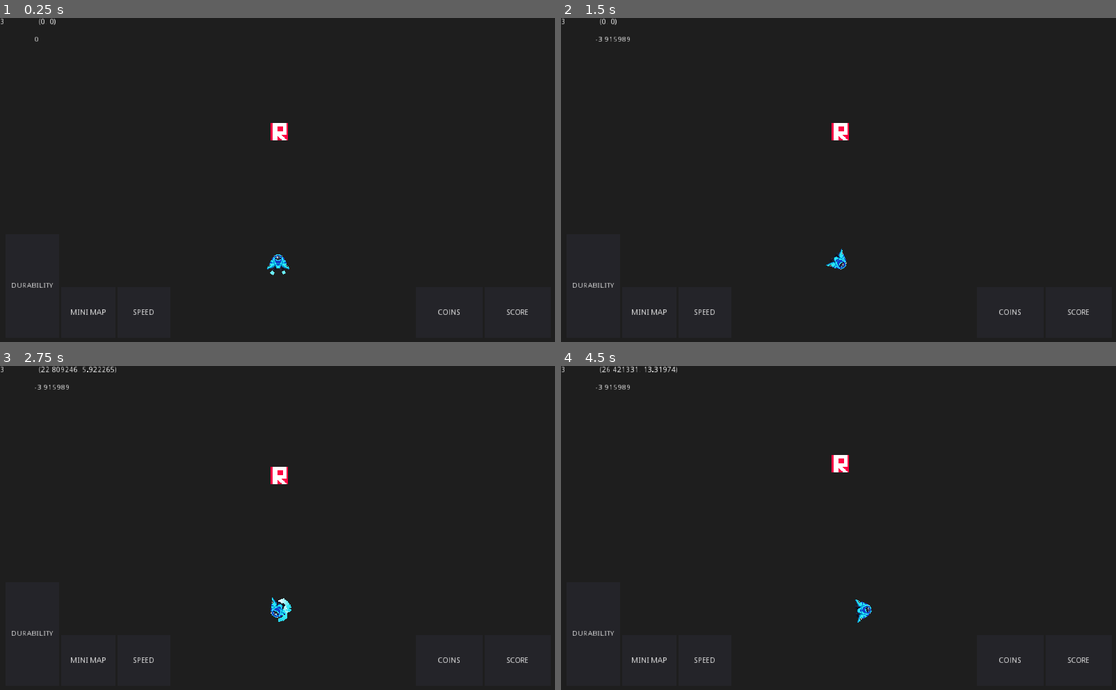
Above: before the commit, frames 1-4 (two rows, left to right).
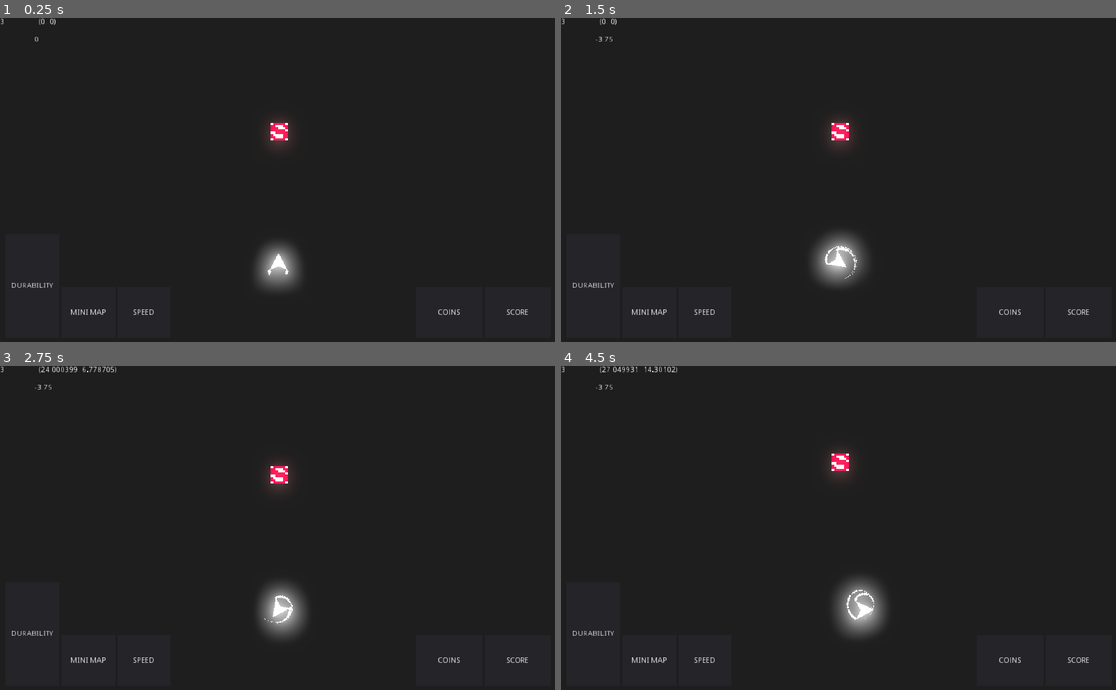
Above: after the commit, the same moments.

Repository: Nexe08/Lost-in-space
Game: Godot game, scene res://Scene/Main.tscn
Two runs of this game, one before a commit and one after it. Both use one fixed random seed, a clock stepped at 60 frames per second and the inputs below.
Inputs:
- Up to frame 1 (0.25 s): no input
- Up to frame 2 (1.5 s): tap Enter at 0.5 s; hold A (a) 0.53-1.28 s; tap D (d) at 0.8, 1.35 s
- Up to frame 3 (2.75 s): tap S (s) at 1.55 s; hold S (s) from 2.03 s (still down); tap W (w) at 2.3 s
- Up to frame 4 (4.5 s): release S (s) at 2.78 s; tap W (w) at 2.85 s; tap A (a) at 3.05 s; hold A (a) 3.53-4.28 s; tap D (d) at 3.8, 4.35 s

The runs differ from the first frame. In frame 1, 1.2% of the frame differs, in the area x 46-55%, y 31-84%; in frame 2, 1.6%; in frame 3, 1.5%; in frame 4, 1.7%, in the area x 7-59%, y 0-84%.

Commit message:
Added new ship sprite and new power up.

Diff:
--- a/Scene/Main.tscn
+++ b/Scene/Main.tscn
@@ -1,10 +1,22 @@
-[gd_scene load_steps=6 format=2]
+[gd_scene load_steps=7 format=2]
 
 [ext_resource path="res://Script/Main.gd" type="Script" id=1]
 [ext_resource path="res://Scene/Ship/Ship.tscn" type="PackedScene" id=2]
 [ext_resource path="res://Script/Camera.gd" type="Script" id=3]
 [ext_resource path="res://Scene/UI/Hud.tscn" type="PackedScene" id=4]
 [ext_resource path="res://Scene/PowerUp/PowerUp.tscn" type="PackedScene" id=5]
+
+[sub_resource type="Environment" id=1]
+background_mode = 4
+glow_enabled = true
+glow_levels/1 = true
+glow_levels/2 = true
+glow_levels/5 = false
+glow_intensity = 0.01
+glow_strength = 1.68
+glow_blend_mode = 1
+glow_bicubic_upscale = true
+glow_high_quality = true
 
 [node name="Main" type="Node2D"]
 script = ExtResource( 1 )
@@ -28,4 +40,7 @@
 wait_time = 10.0
 autostart = true
 
+[node name="WorldEnvironment" type="WorldEnvironment" parent="."]
+environment = SubResource( 1 )
+
 [connection signal="timeout" from="PowerUpDestributionTiemerDebug" to="." method="_on_PowerUpDestributionTiemerDebug_timeout"]
--- a/Scene/PowerUp/PowerUp.tscn
+++ b/Scene/PowerUp/PowerUp.tscn
@@ -13,7 +13,12 @@
 
 [node name="Sprite" type="Sprite" parent="."]
 texture = ExtResource( 1 )
-hframes = 3
+hframes = 4
 
 [node name="CollisionShape2D" type="CollisionShape2D" parent="."]
 shape = SubResource( 1 )
+
+[node name="LifeTime" type="Timer" parent="."]
+wait_time = 5.0
+
+[connection signal="timeout" from="LifeTime" to="." method="_on_LifeTime_timeout"]
--- a/Scene/Ship/Ship.tscn
+++ b/Scene/Ship/Ship.tscn
@@ -1,26 +1,18 @@
-[gd_scene load_steps=9 format=2]
+[gd_scene load_steps=7 format=2]
 
 [ext_resource path="res://Script/Ship.gd" type="Script" id=1]
-[ext_resource path="res://assate/Spaceships.png" type="Texture" id=2]
+[ext_resource path="res://assate/Ship_Sprite.png" type="Texture" id=2]
 [ext_resource path="res://Save/EXPORT/ship_thurster_mid.wav" type="AudioStream" id=5]
 
 [sub_resource type="PhysicsMaterial" id=1]
 bounce = 1.0
 absorbent = true
 
-[sub_resource type="CapsuleShape2D" id=2]
-radius = 12.0
-height = 6.0
-
 [sub_resource type="CircleShape2D" id=6]
 radius = 97.3242
 
-[sub_resource type="Curve" id=4]
-_data = [ Vector2( 0, 0.307377 ), 0.0, 0.0, 0, 0, Vector2( 0.0821918, 1 ), 0.0, 0.0, 0, 0, Vector2( 0.815068, 0.75 ), 0.0, 0.0, 0, 0, Vector2( 1, 0 ), 0.0, 0.0, 0, 0 ]
-
-[sub_resource type="Gradient" id=5]
-offsets = PoolRealArray( 0, 0.333333, 1 )
-colors = PoolColorArray( 1, 1, 1, 1, 0.172549, 0.909804, 0.960784, 1, 0.0705882, 0.305882, 0.537255, 1 )
+[sub_resource type="Curve" id=7]
+_data = [ Vector2( 0, 1 ), 0.0, 0.0, 0, 0, Vector2( 1, 0 ), 0.0, 0.0, 0, 0 ]
 
 [node name="Ship" type="RigidBody2D"]
 collision_layer = 2
@@ -31,10 +23,12 @@
 contact_monitor = true
 script = ExtResource( 1 )
 
-[node name="CollisionShape2D" type="CollisionShape2D" parent="."]
-shape = SubResource( 2 )
+[node name="CollisionShape2D" type="CollisionPolygon2D" parent="."]
+visible = false
+polygon = PoolVector2Array( 0, -16, -16, 16, 0, 8, 16, 16 )
 
 [node name="PickUpDetectore" type="Area2D" parent="."]
+visible = false
 collision_layer = 0
 collision_mask = 32
 monitorable = false
@@ -50,18 +44,16 @@
 stream = ExtResource( 5 )
 
 [node name="Sprite" type="Sprite" parent="."]
-rotation = -1.5708
+self_modulate = Color( 2, 2, 2, 1 )
 texture = ExtResource( 2 )
-hframes = 5
-vframes = 3
-frame = 14
 
 [node name="leftThuster" type="CPUParticles2D" parent="."]
-position = Vector2( -8, 15 )
+self_modulate = Color( 2, 2, 2, 1 )
+position = Vector2( -16, 16 )
 amount = 54
 local_coords = false
 direction = Vector2( 0, 1 )
-spread = 63.71
+spread = 0.0
 gravity = Vector2( 0, 0 )
 initial_velocity = 23.36
 angular_velocity = 14.61
@@ -69,17 +61,17 @@
 damping = 13.51
 angle = 233.5
 angle_random = 0.54
-scale_amount = 7.74
+scale_amount = 4.68
 scale_amount_random = 0.69
-scale_amount_curve = SubResource( 4 )
-color_ramp = SubResource( 5 )
+scale_amount_curve = SubResource( 7 )
 
 [node name="rightThuster" type="CPUParticles2D" parent="."]
-position = Vector2( 7, 15 )
+self_modulate = Color( 2, 2, 2, 1 )
+position = Vector2( 16, 16 )
 amount = 54
 local_coords = false
 direction = Vector2( 0, 1 )
-spread = 63.71
+spread = 0.0
 gravity = Vector2( 0, 0 )
 initial_velocity = 23.36
 angular_velocity = 14.61
@@ -87,10 +79,9 @@
 damping = 13.51
 angle = 233.5
 angle_random = 0.54
-scale_amount = 7.74
+scale_amount = 4.68
 scale_amount_random = 0.69
-scale_amount_curve = SubResource( 4 )
-color_ramp = SubResource( 5 )
+scale_amount_curve = SubResource( 7 )
 
 [node name="CanvasLayer" type="CanvasLayer" parent="."]
 
--- a/Script/Main.gd
+++ b/Script/Main.gd
@@ -25,9 +25,10 @@
 
 
 func _spawn_power_up(data):
-    var power_up_instance = Global.power_up_path.instance()
-    power_up_instance.global_position = Vector2(data.position.x, Global.ship.global_position.y - 900)
-    add_child(power_up_instance)
+    if is_instance_valid(Global.ship):
+        var power_up_instance = Global.power_up_path.instance()
+        power_up_instance.global_position = Vector2(data.position.x, Global.ship.global_position.y - 900)
+        add_child(power_up_instance)
 
 
 # signal connection
--- a/Script/PowerUp.gd
+++ b/Script/PowerUp.gd
@@ -1,14 +1,14 @@
 extends RigidBody2D
 # PowerUp
 
-enum TYPES{REAPAIRING, SPEED, SCOREBOOST}
+enum TYPES{REAPAIRING, SPEED, SCOREBOOST, UNBRACKABLE}
 export (TYPES) var PowerUpType
 
 onready var sprite = $Sprite
 
 
 func _ready() -> void:
-    var chooice = [TYPES.REAPAIRING, TYPES.SPEED, TYPES.SCOREBOOST]
+    var chooice = [TYPES.REAPAIRING, TYPES.SPEED, TYPES.SCOREBOOST, TYPES.UNBRACKABLE]
     chooice.shuffle()
     PowerUpType = chooice[0]
 
@@ -21,6 +21,17 @@
 
         TYPES.SCOREBOOST:
             sprite.frame = 2
+
+        TYPES.UNBRACKABLE:
+            sprite.frame = 3
+
+
+func _self_destruction():
+    queue_free()
+
+
+func _on_LifeTime_timeout() -> void:
+    _self_destruction()
 
 
 func pickUp(node):
@@ -36,3 +47,9 @@
         TYPES.SCOREBOOST:
             if node.has_method("apply_score_boost"):
                 node.apply_score_boost(10)
+
+        TYPES.UNBRACKABLE:
+            if node.has_method("apply_unbrackability"):
+                node.apply_unbrackability(5)
+
+    _self_destruction()
--- a/Script/Ship.gd
+++ b/Script/Ship.gd
@@ -47,8 +47,8 @@
 
 func _integrate_forces(_state: Physics2DDirectBodyState) -> void:
     if Input.is_action_pressed("w"):
-        lt.emitting = true
-        rt.emitting = true
+#        lt.emitting = true
+#        rt.emitting = true
         applied_force = thrust.rotated(rotation)
 
         if thuster_sfx.playing == false:
@@ -56,8 +56,8 @@
     elif Input.is_action_pressed("s"):
         applied_force = -(thrust / 2).rotated(rotation)
     else:
-        lt.emitting = false
-        rt.emitting = false
+#        lt.emitting = false
+#        rt.emitting = false
         applied_force = Vector2.ZERO
 
         thuster_sfx.stop()
@@ -102,8 +102,8 @@
 """
 
 func apply_repearing(value: float):
-    print("applying reapearing")
     durability += value
+#    print("applying reapearing")
 
 
 func apply_speed_boost(boost_time: float):
@@ -112,3 +112,6 @@
 
 func apply_score_boost(increament_in_score: float):
     print("applying score boost")
+
+func apply_unbrackability(unbrackability_time: float):
+    print("applying unbrackability")
Binary file changed: assate/PowerUp_icon_placeholder.png
Binary file added: assate/Ship_Sprite.png
